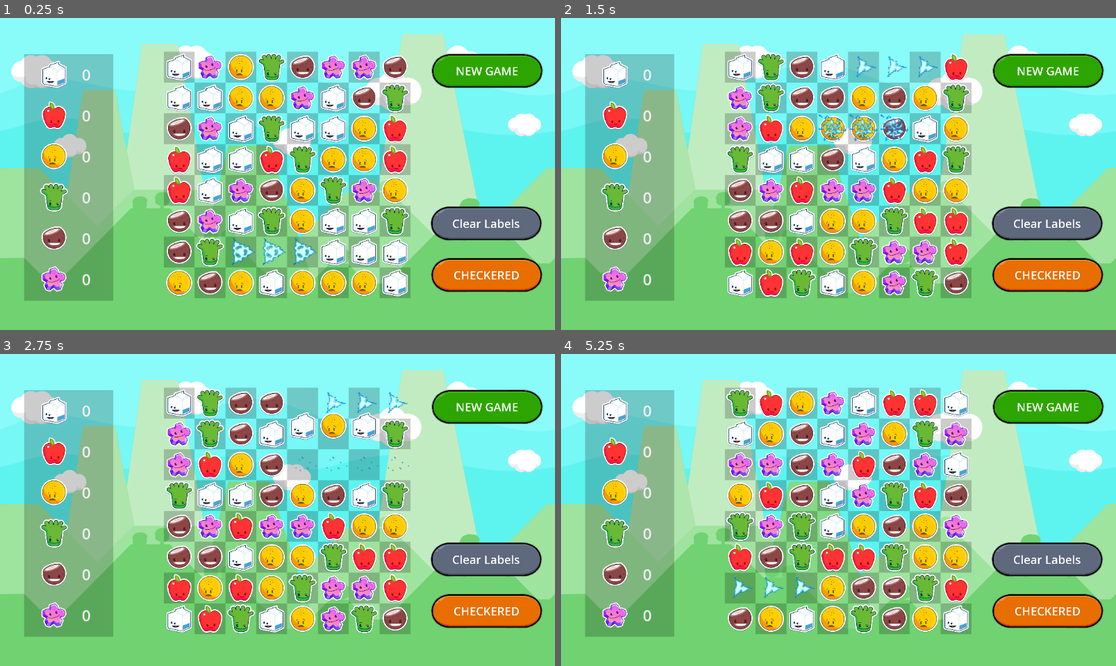
Above: before the commit, frames 1-4 (two rows, left to right).
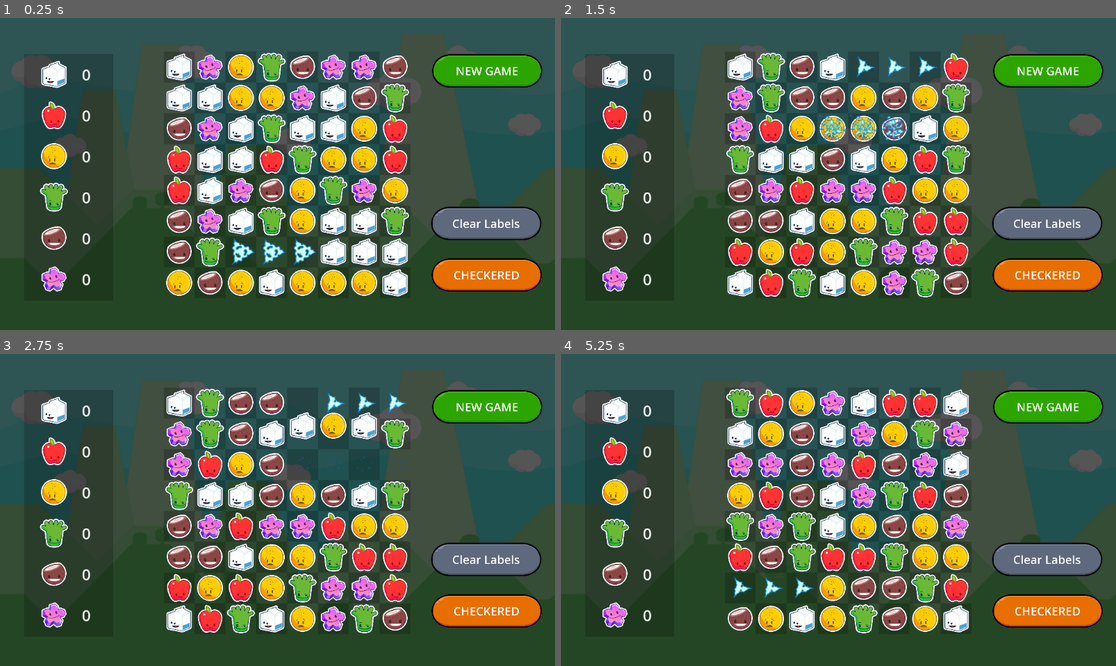
Above: after the commit, the same moments.

Repository: gitbrent/godot-match-3
Game: Godot game, scene res://game.tscn
Same seed, same stepped clock (60 frames per second), same inputs: the game is played once before the commit and once after it.
Inputs:
- Up to frame 1 (0.25 s): no input
- Up to frame 2 (1.5 s): click "NEW GAME" at 0.5 s; click "NEW GAME" at 1.25 s
- Up to frame 3 (2.75 s): click "Clear Labels" at 2 s
- Up to frame 4 (5.25 s): click "CHECKERED" at 2.75 s; click "Clear Labels" at 3.5 s; click "CHECKERED" at 4.25 s; click "NEW GAME" at 5 s

The runs differ from the first frame. In frame 1, 74% of the frame differs, in the area x 0-100%, y 0-100%; in frame 2, 75%; in frame 3, 76%; in frame 4, 75%.

Commit message:
fixed tween issue

Diff:
--- a/enums.gd
+++ b/enums.gd
@@ -4,7 +4,7 @@
 const APP_BLD:String = "2040510"
 const TWEEN_TIME:float = 0.25
 const EXPLODE_DELAY:int = 1
-var current_debug_level = DEBUG_LEVEL.DEBUG  # Global variable to set the current debug level
+var current_debug_level = DEBUG_LEVEL.INFO  # Global variable to set the current debug level
 
 # =========================================================
 
--- a/game.tscn
+++ b/game.tscn
@@ -33,7 +33,6 @@
 texture = ExtResource("1_h8otn")
 
 [node name="BkgdTextRect" type="Panel" parent="."]
-visible = false
 offset_right = 1154.0
 offset_bottom = 652.0
 theme_override_styles/panel = SubResource("StyleBoxFlat_103kv")
--- a/game_board/GameBoard.gd
+++ b/game_board/GameBoard.gd
@@ -193,10 +193,12 @@
 	# DEBUG
 	if selected_cell_1:
 		Enums.debug_print("[_on_cell_click] selected_cell_1: " + JSON.stringify(find_gem_indices(selected_cell_1)), Enums.DEBUG_LEVEL.INFO)
-		selected_cell_1.debug_show_selnum(1)
+		if Enums.current_debug_level == Enums.DEBUG_LEVEL.DEBUG:
+			selected_cell_1.debug_show_selnum(1)
 	if selected_cell_2:
 		Enums.debug_print("[_on_cell_click] selected_cell_2: " + JSON.stringify(find_gem_indices(selected_cell_2)), Enums.DEBUG_LEVEL.INFO)
-		selected_cell_2.debug_show_selnum(2)
+		if Enums.current_debug_level == Enums.DEBUG_LEVEL.DEBUG:
+			selected_cell_2.debug_show_selnum(2)
 
 	# STEP 2: effect
 	if selected_cell_1:
@@ -229,18 +231,18 @@
 	#debug_print_ascii_table([swap_cell_1,swap_cell_2])
 
 	# D: get position to restore to after move so tween sets/flows smoothly
-	var orig_pos_cell_1 = swap_cell_1.sprite.position
-	var orig_pos_cell_2 = swap_cell_2.sprite.position
+	var orig_pos_cell_1 = swap_cell_1.sprite.global_position
+	var orig_pos_cell_2 = swap_cell_2.sprite.global_position
 
 	# E: re-position and tween
 	call_deferred("setup_tween", swap_cell_2, orig_pos_cell_1, orig_pos_cell_2)
 	call_deferred("setup_tween", swap_cell_1, orig_pos_cell_2, orig_pos_cell_1)
 
 func setup_tween(gem_cell:GemCell, start_pos:Vector2, end_pos:Vector2):
-	gem_cell.sprite.position = start_pos # NOTE: Set initial position right before tweening
+	gem_cell.sprite.global_position = start_pos # NOTE: Set initial position right before tweening
 	tweens_running += 1
 	var tween = get_tree().create_tween()
-	tween.tween_property(gem_cell.sprite, "position", end_pos, Enums.TWEEN_TIME)
+	tween.tween_property(gem_cell.sprite, "global_position", end_pos, Enums.TWEEN_TIME)
 	tween.tween_callback(tween_completed)
 
 # STEP 3: Tween complete: clear vars/scan board
